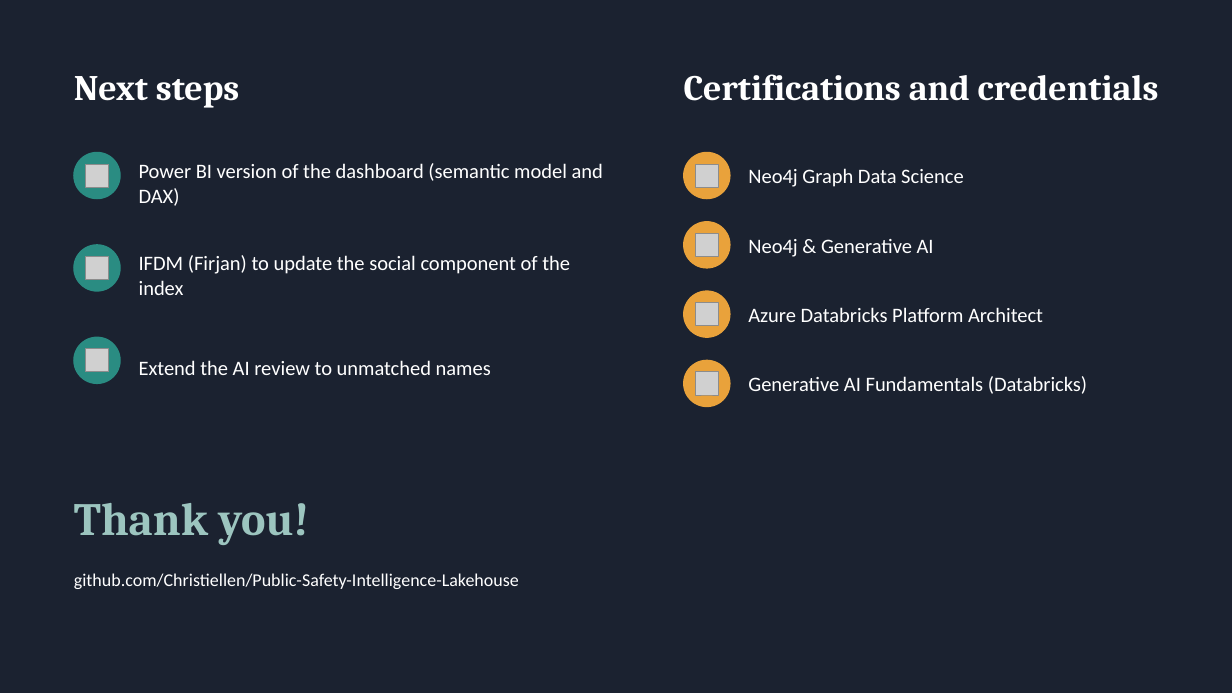
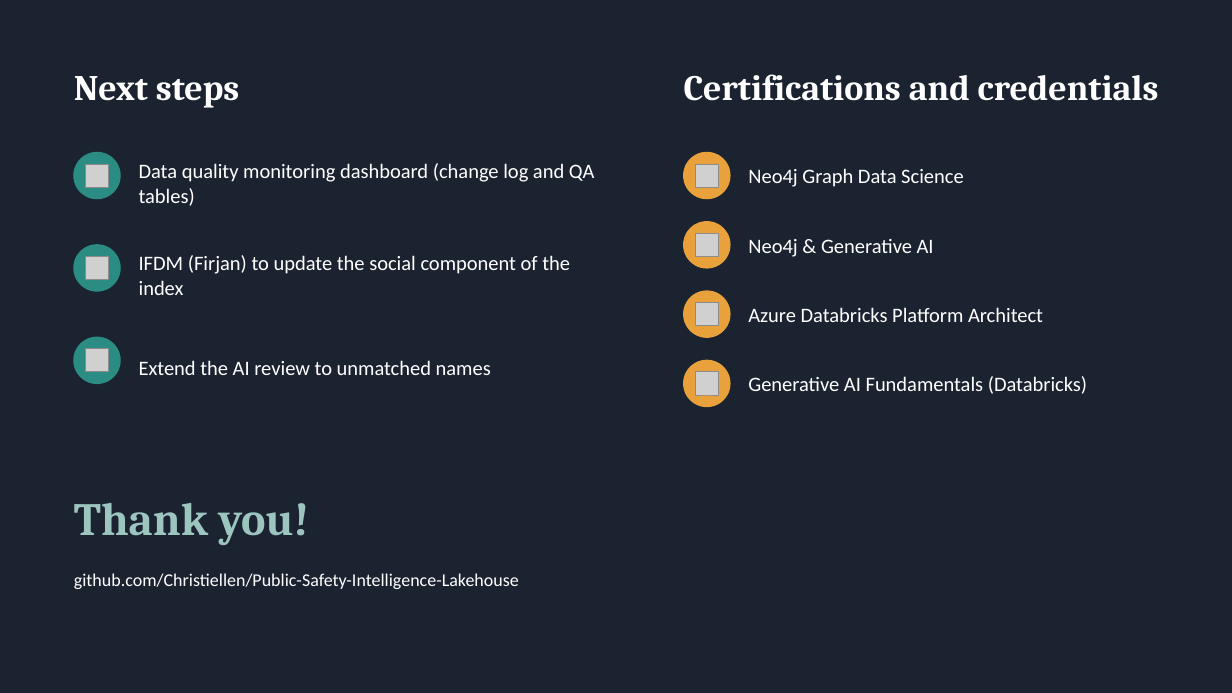
Before and after one commit to Christiellen/Public-Safety-Intelligence-Lakehouse, a slide deck: slide 12 of docs/presentation/PSI_Lakehouse_Presentation_EN_v4.pptx. Drawn at 1232x693 pixels with LibreOffice and Linux fonts; fonts in the diff are those of the drawing; grey boxes stand for pictures. Boxes give left, top, right and bottom in pixels: in the first picture for what was removed or moved away, otherwise in the second. Text is boxed around its words. In the diff, an @@ line names an element or a change of style, - is before the commit and + after.

Commit message:
Power BI version of the dashboard (PBIP) and docs

```diff
--- a/docs/presentation/PSI_Lakehouse_Presentation_EN_v4.pptx
+++ b/docs/presentation/PSI_Lakehouse_Presentation_EN_v4.pptx
@@ text at [139,163,595,206]: text changed @@
-Power BI version of the dashboard (semantic model and DAX)
+Data quality monitoring dashboard (change log and QA tables)
```
Also in this commit, not shown: 2 other slides changed, 4 other files.
